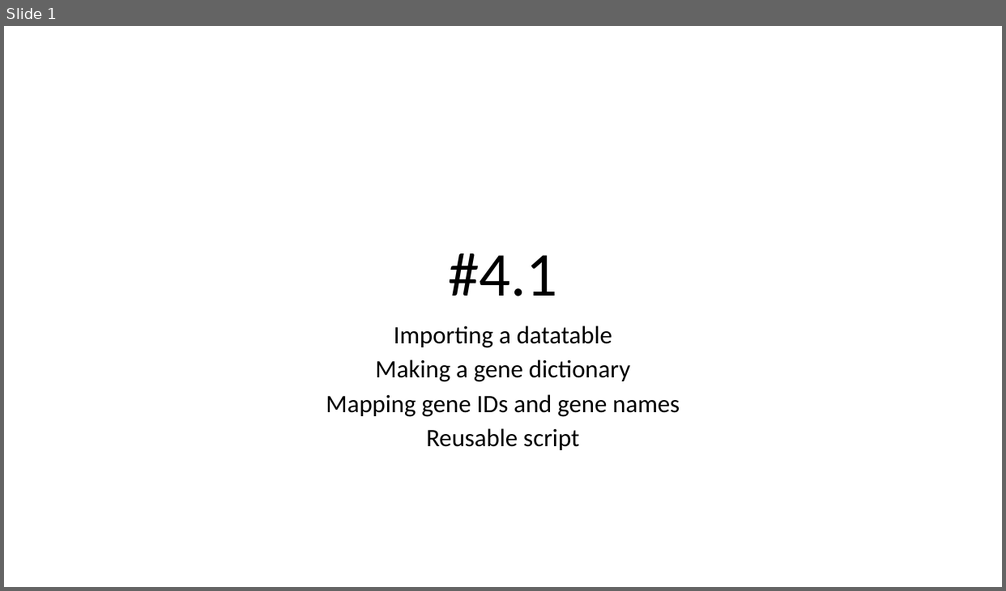
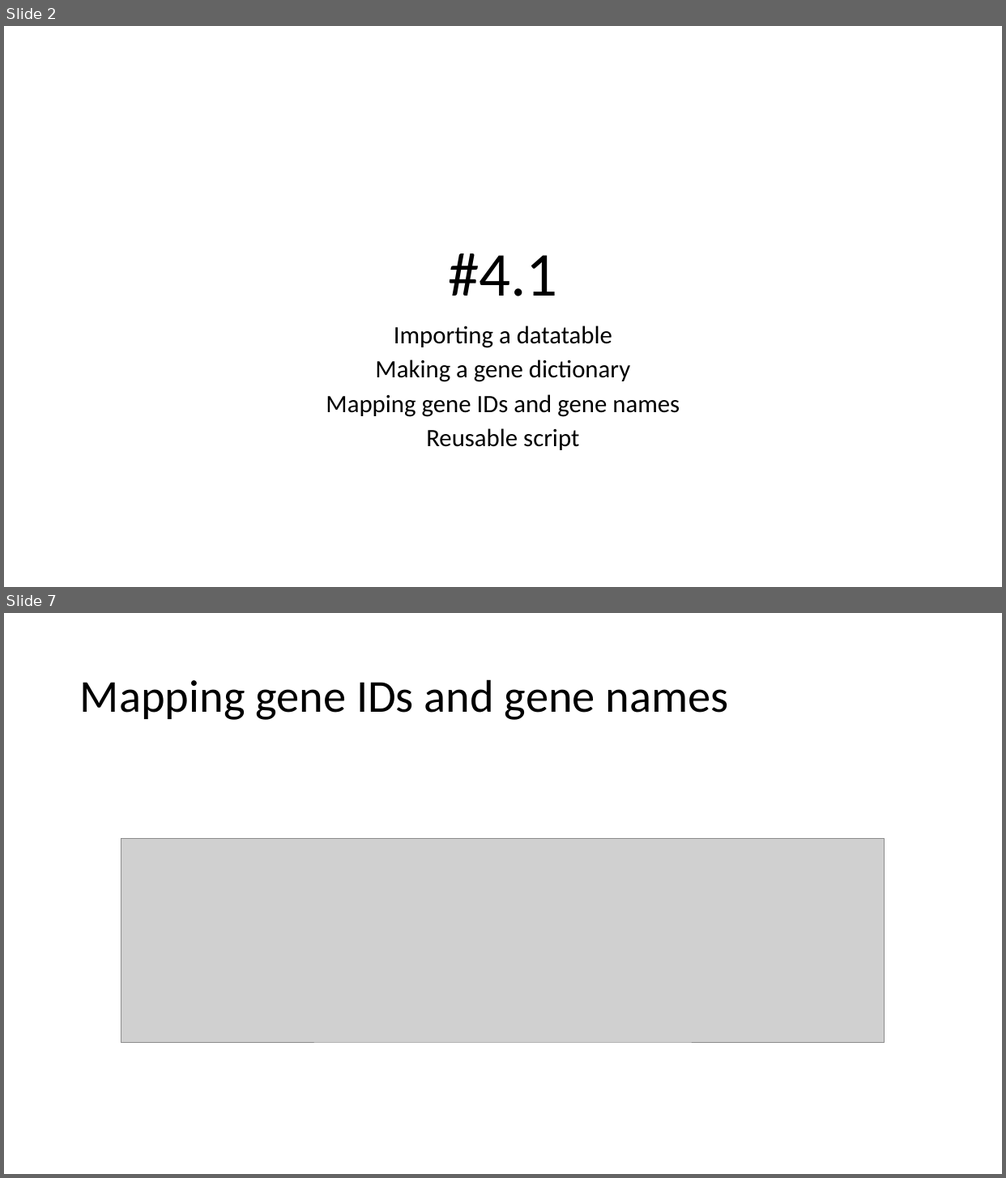
Before and after one commit to j-berg/bioinformatics-bootcamp, a slide deck: class_4_1/class_4_1.pptx. Shown one above the other, each under a label of ours: slide 1 before the commit, slides 2 and 7 after it; the slides between them are not shown. The pictures are 1006x591 and 1006x1178 pixels, drawn with LibreOffice and Linux fonts; fonts in the diff are those of the drawing; grey boxes stand for pictures. Boxes give left, top, right and bottom in pixels: in the first picture for what was removed or moved away, otherwise in the second. Text is boxed around its words. In the diff, an @@ line names an element or a change of style, - is before the commit and + after.

```diff
--- a/class_4_1/class_4_1.pptx
+++ b/class_4_1/class_4_1.pptx
@@ slide 7 added at (x1=4, y1=613, x2=1002, y2=1174), background #FFFFFF @@
@@ title added at (x1=80, y1=679, x2=729, y2=720), 44 pt, text #000000 @@
+Mapping gene IDs and gene names
@@ picture added at (x1=121, y1=838, x2=884, y2=1042) @@
@@ what was slide 1 is now slide 2 @@
```
Also in this commit, not shown: 9 other slides added, 5 other files.
